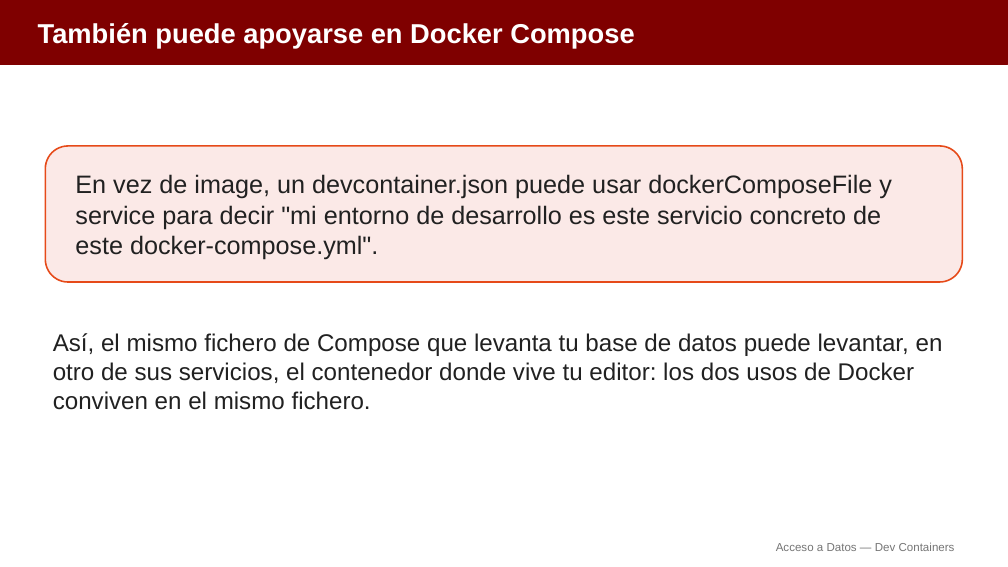
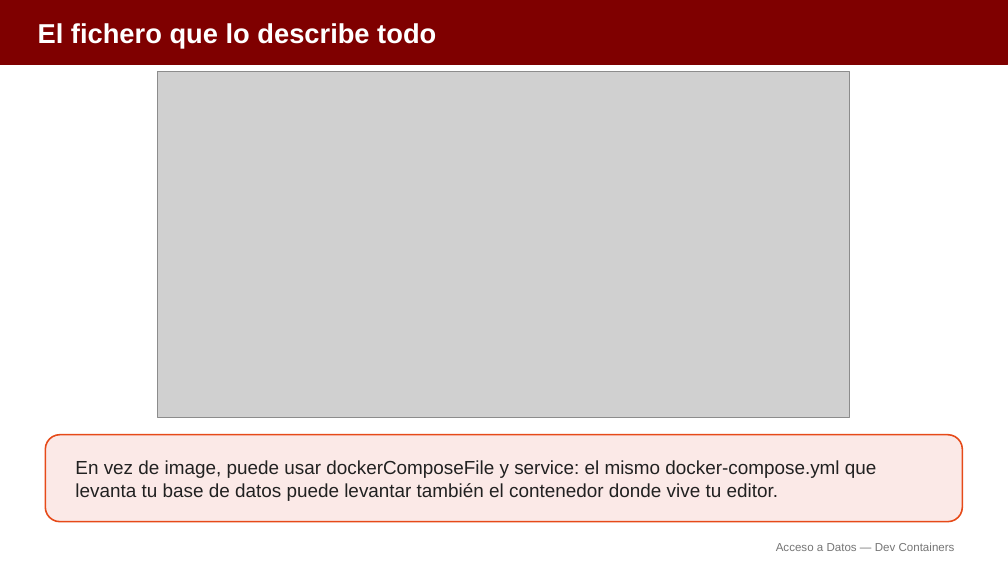
Before and after one commit to aitorventura/acceso-a-datos, a slide deck: slide 5 of docs/tema0/diapositivas/dev-containers.pptx (slide 8 before the commit). Drawn at 1008x567 pixels with LibreOffice and Linux fonts; fonts in the diff are those of the drawing; grey boxes stand for pictures. Boxes give left, top, right and bottom in pixels: in the first picture for what was removed or moved away, otherwise in the second. Text is boxed around its words. In the diff, an @@ line names an element or a change of style, - is before the commit and + after.

Commit message:
Añade infografías a Docker y Dev Containers (Tema 0)
Incorpora 12 infografías en los apartados de Introducción a Docker y
Dev Containers, y reorganiza las diapositivas correspondientes:
menos diapositivas, con más apoyo visual.

```diff
--- a/docs/tema0/diapositivas/dev-containers.pptx
+++ b/docs/tema0/diapositivas/dev-containers.pptx
@@ text at [38,23,436,47]: text changed @@
-También puede apoyarse en Docker Compose
+El fichero que lo describe todo
@@ picture added at [158,72,850,417] @@
@@ text removed at [75,174,892,259] @@
-En vez de image, un devcontainer.json puede usar dockerComposeFile y service para decir "mi entorno de desarrollo es este servicio concreto de este docker-compose.yml".
@@ rounded rectangle: place and size @@
-rounded rectangle at [45,146,963,282]
+rounded rectangle at [45,435,963,522]
@@ text "En vez de image, puede ..." at [75,460,877,501]: vertical alignment top to middle @@
@@ text at [75,460,877,501]: text changed; size 23 to 18 pt @@
-Así, el mismo fichero de Compose que levanta tu base de datos puede levantar, en otro de sus servicios, el contenedor donde vive tu editor: los dos usos de Docker conviven en el mismo fichero.
+En vez de image, puede usar dockerComposeFile y service: el mismo docker-compose.yml que levanta tu base de datos puede levantar también el contenedor donde vive tu editor.
```
Also in this commit, not shown: 5 other slides changed, 3 slides removed, 17 other files.
